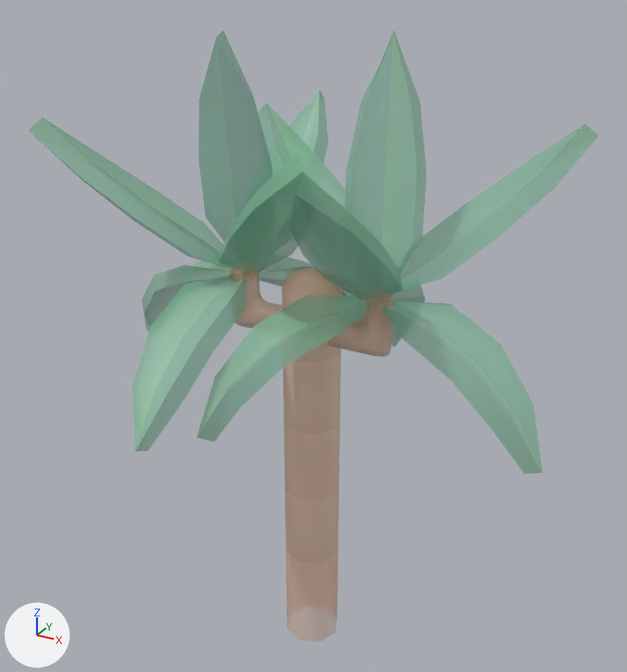
An edit to the FBX model Assets/Models/Tiny Treats plants/yucca_branch_small_B.fbx, drawn before and after from the same camera.
One viewpoint serves both versions: a 50 mm camera at (0.633, -1.147, 1.127) aimed at (-0.01, 0.023, 0.542). Every picture has the same lights, and +X, +Y and +Z are marked at lower left. Objects named as collision shapes, trigger or cutter boxes, shadow casters or lower levels of detail are left out. Where no turn or scale is listed for an object, it has been applied to the vertices.

In view in the first picture: 'yucca_branch_small_B'.
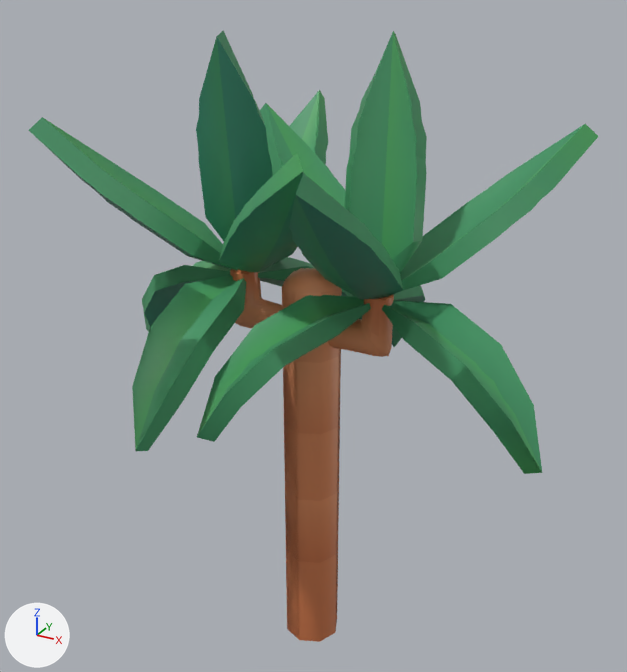
Location of each change, [x1, y1, x2, y2] in pixels of the pictures (627 x 672 px):
'yucca_branch_small_B', surface changed: [29, 31, 598, 642] in both
'yucca_branch_small_B_LOD1', added (green): after [29, 31, 583, 639]

Patch to the scene script:
```diff
--- a/Assets/Models/Tiny Treats plants/yucca_branch_small_B.fbx.py
+++ b/Assets/Models/Tiny Treats plants/yucca_branch_small_B.fbx.py
@@ img_tiny_treats_texture_1_png @@
-img_tiny_treats_texture_1_png = load_image('tiny_treats_texture_1.png', 'tiny_treats_texture_1.png', 1024, 1024, 'Non-Color')
+img_tiny_treats_texture_1_png = load_image('tiny_treats_texture_1.png', 'tiny_treats_texture_1.png', 1024, 1024, 'sRGB')
@@ mat_tiny_treats_1 @@
 n0 = _N.new('ShaderNodeBsdfPrincipled'); n0.name = 'Principled BSDF'
 n2 = _N.new('ShaderNodeTexImage'); n2.name = 'Image Texture'
 n2.image = img_tiny_treats_texture_1_png
-n3 = _N.new('ShaderNodeTexImage'); n3.name = 'Image Texture.001'
-n3.image = img_tiny_treats_texture_1_png
 _L.new(n2.outputs[0], n0.inputs[0])  # 'Color' to 'Base Color'
-_L.new(n3.outputs[0], n0.inputs[4])  # 'Color' to 'Alpha'
 _L.new(n0.outputs[0], n1.inputs[0])  # 'BSDF' to 'Surface'
+_L.new(n2.outputs[1], n0.inputs[4])  # 'Alpha' to 'Alpha'
@@ me_yucca_branch_small_b_001 @@
+me_yucca_branch_small_b_001.from_pydata(...)  # 265 vertices, 349 faces; spans x -0.416..0.409, y -0.319..0.32, z -0.05..1.027
+me_yucca_branch_small_b_001.materials.append(mat_tiny_treats_1)  # picture img_tiny_treats_texture_1_png
@@ ob_yucca_branch_small_b_lod1 @@
+ob_yucca_branch_small_b_lod1 = bpy.data.objects.new('yucca_branch_small_B_LOD1', me_yucca_branch_small_b_001)
+ob_yucca_branch_small_b_lod1.location = (0.0, 0.0, 0.0)
```
